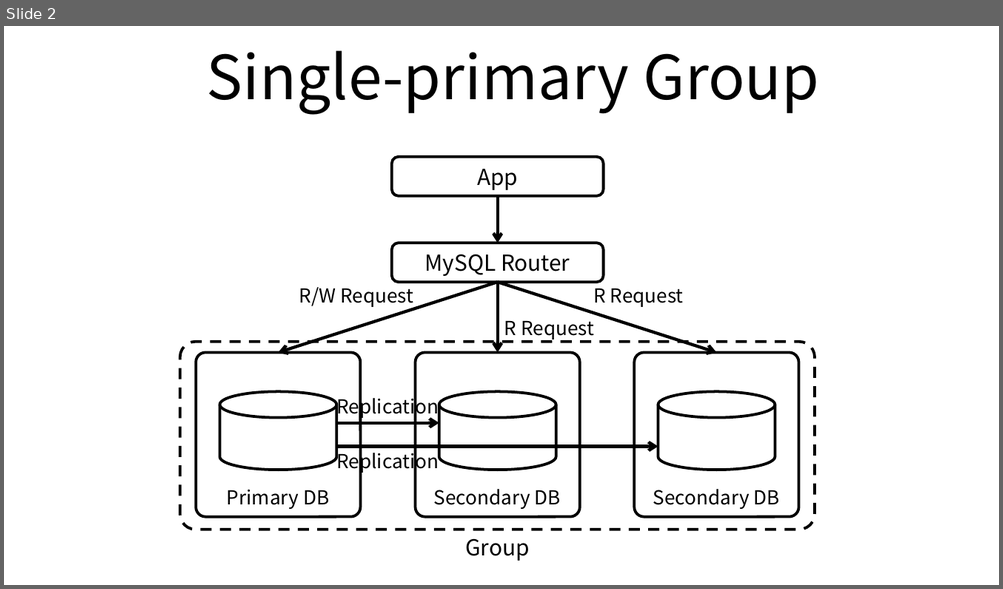
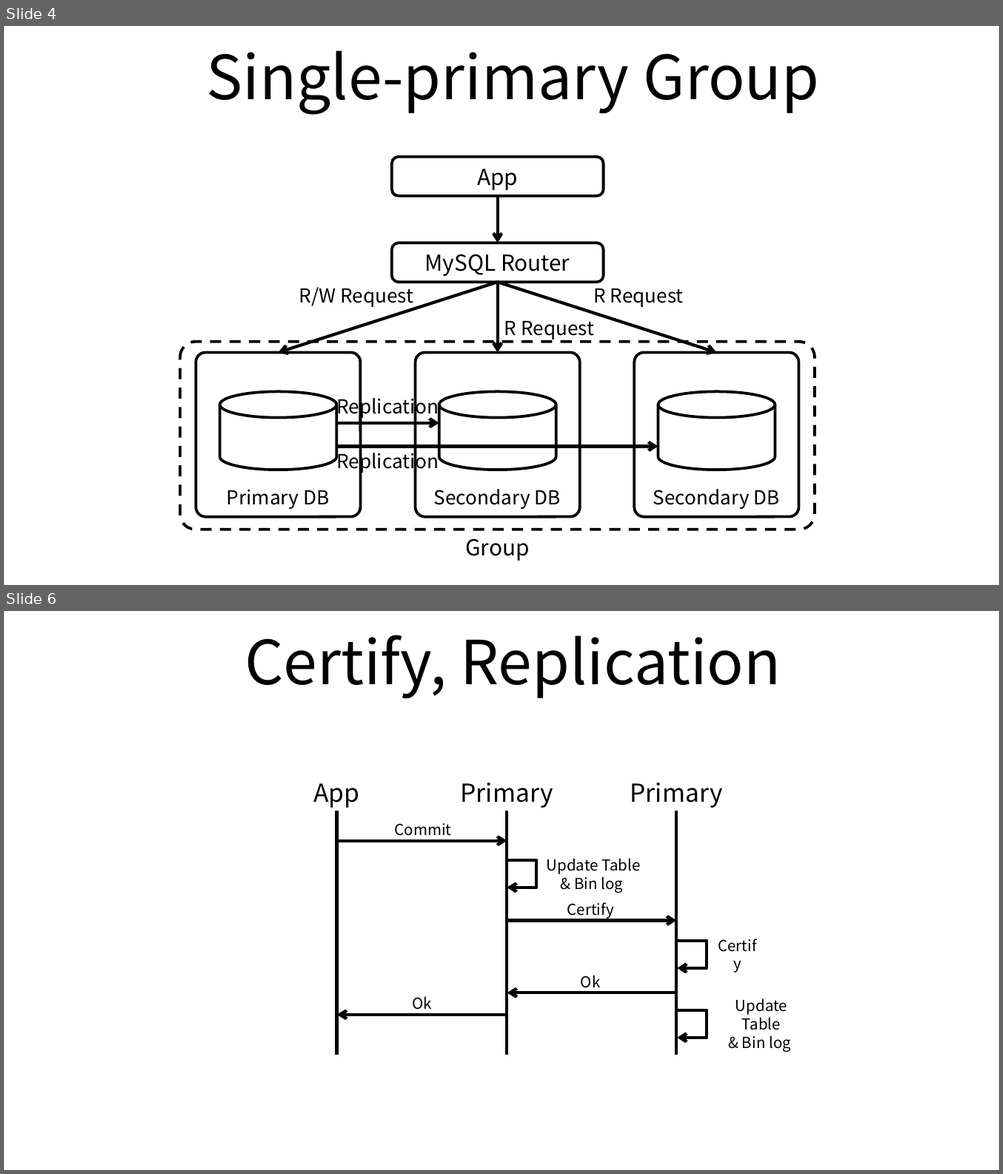
Before and after one commit to ssup2/blog-old, a slide deck: images/theory_analysis/MySQL_Replication_Cluster/MySQL_Replication.pptx. Shown one above the other, each under a label of ours: slide 2 before the commit, slides 4 and 6 after it; the slides between them are not shown. The pictures are 1003x589 and 1003x1174 pixels, drawn with LibreOffice and Linux fonts; fonts in the diff are those of the drawing. Boxes give left, top, right and bottom in pixels: in the first picture for what was removed or moved away, otherwise in the second. Text is boxed around its words. In the diff, an @@ line names an element or a change of style, - is before the commit and + after.

```diff
--- a/images/theory_analysis/MySQL_Replication_Cluster/MySQL_Replication.pptx
+++ b/images/theory_analysis/MySQL_Replication_Cluster/MySQL_Replication.pptx
@@ slide 6 added at (4,611,999,1170), background #FFFFFF @@
@@ title added at (245,635,781,699), 44 pt, text #000000 @@
+Certify, Replication
@@ text added at (313,783,359,808), 18 pt, text #000000 @@
+App
@@ text added at (461,783,553,808), 18 pt, text #000000 @@
+Primary
@@ text added at (630,783,723,808), 18 pt, text #000000 @@
+Primary
@@ line added from (336, 811) to (336, 1056), #000000 2.25 pt @@
@@ text added at (395,823,452,836), 11 pt, text #000000 @@
+Commit
@@ line added from (506, 811) to (506, 1056), #000000 2.25 pt @@
@@ line added from (677, 811) to (677, 1056), #000000 2.25 pt @@
@@ arrow added from (336, 840) to (506, 840), #000000 2.25 pt @@
@@ freeform shape added at (506,860,536,889), outline #000000 2.25 pt @@
@@ text added at (546,858,640,893), 11 pt, text #000000 @@
+Update Table
+& Bin log
@@ text added at (510,897,671,923), 11 pt, text #000000 @@
+Certify
@@ arrow added from (507, 920) to (677, 920), #000000 2.25 pt @@
@@ text added at (567,903,614,920), 11 pt, text #000000 @@
+Certify
@@ freeform shape added at (677,941,706,969), outline #000000 2.25 pt @@
@@ text added at (580,975,600,992), 11 pt, text #000000 @@
+Ok
@@ text added at (412,997,432,1010), 11 pt, text #000000 @@
+Ok
@@ arrow added from (677, 993) to (507, 993), #000000 2.25 pt @@
@@ text added at (735,999,791,1052), 11 pt, text #000000 @@
+Update Table
+& Bin log
@@ arrow added from (505, 1015) to (337, 1015), #000000 2.25 pt @@
@@ freeform shape added at (677,1011,706,1039), outline #000000 2.25 pt @@
@@ what was slide 2 is now slide 4 @@
```
Also in this commit, not shown: 1 slide changed, 1 other slide added, 4 other files.
